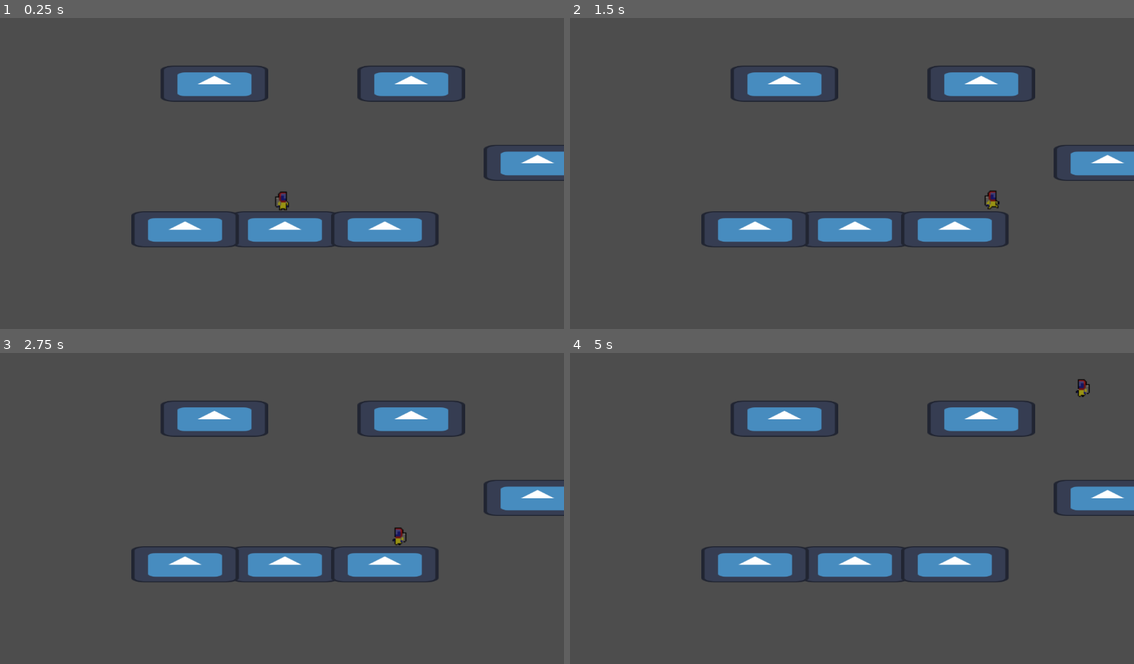
Above: before the commit, frames 1-4 (two rows, left to right).
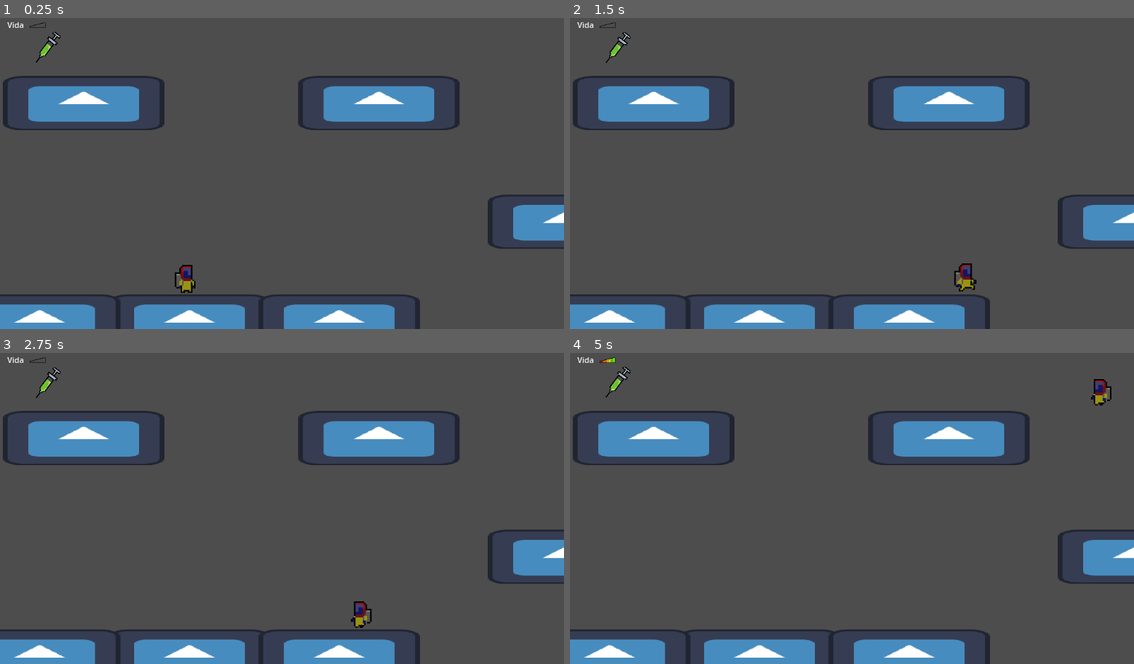
Above: after the commit, the same moments.

Repository: jorgemezapaz/heart-beat-jam
Game: Godot game, scene res://scenes/level_1.tscn
Same seed, same stepped clock (60 frames per second), same inputs: the game is played once before the commit and once after it. The engine's default icon, where the game draws it, is replaced by a stand-in: a white triangle on a blue panel in a dark square.
Inputs:
- Up to frame 1 (0.25 s): no input
- Up to frame 2 (1.5 s): tap Enter at 0.5 s; hold D (right) from 0.53 s (still down); tap Space (jump) at 0.6, 0.77, 1.07, 1.35 s
- Up to frame 3 (2.75 s): tap Space (jump) at 1.52, 1.82, 2.1 s; release D (right) at 2.03 s; hold Left (left) from 2.03 s (still down)
- Up to frame 4 (5 s): release Left (left) at 2.78 s; hold D (right) 2.78-4.28 s; tap Space (jump) at 2.85, 3.02, 3.32, 3.6, 3.77, 4.07, 4.25, 4.35, 4.52, 4.82 s; hold Left (left) from 4.28 s (still down)

The runs differ from the first frame. In frame 1, 19% of the frame differs, in the area x 0-100%, y 1-100%; in frame 2, 19%; in frame 3, 19%; in frame 4, 19%.

Commit message:
coyote time + barra de vida primera version

Diff:
--- a/project.godot
+++ b/project.godot
@@ -14,6 +14,10 @@
 run/main_scene="res://scenes/level_1.tscn"
 config/features=PackedStringArray("4.3", "Forward Plus")
 config/icon="res://icon.svg"
+
+[autoload]
+
+GlobalSignal="*res://scripts/global_signal.gd"
 
 [input]
 
@@ -34,3 +38,7 @@
 , Object(InputEventKey,"resource_local_to_scene":false,"resource_name":"","device":-1,"window_id":0,"alt_pressed":false …(186 unchanged characters)…
 ]
 }
+
+[rendering]
+
+textures/canvas_textures/default_texture_filter=0
--- /dev/null
+++ b/scenes/UI.tscn
@@ -0,0 +1,22 @@
+[gd_scene load_steps=3 format=3 uid="uid://bh2gr8r8b2htq"]
+
+[ext_resource type="Script" path="res://scripts/ui.gd" id="1_limfx"]
+[ext_resource type="PackedScene" uid="uid://b3dlcpa8j0itp" path="res://scenes/health_bar.tscn" id="2_mpgvf"]
+
+[node name="CanvasLayer" type="CanvasLayer"]
+script = ExtResource("1_limfx")
+
+[node name="NinePatchRect" type="NinePatchRect" parent="."]
+offset_right = 1153.0
+offset_bottom = 642.0
+
+[node name="Label" type="Label" parent="NinePatchRect"]
+layout_mode = 1
+offset_left = 15.0
+offset_top = 14.0
+offset_right = 55.0
+offset_bottom = 37.0
+text = "Vida"
+
+[node name="health_bar" parent="NinePatchRect" instance=ExtResource("2_mpgvf")]
+position = Vector2(77, 27)
--- /dev/null
+++ b/scenes/health_bar.tscn
@@ -0,0 +1,15 @@
+[gd_scene load_steps=3 format=3 uid="uid://b3dlcpa8j0itp"]
+
+[ext_resource type="Texture2D" uid="uid://n6fn0csi4tdo" path="res://assets/healt_bar.png" id="1_6w6wp"]
+[ext_resource type="Script" path="res://scripts/health_bar.gd" id="1_uwu66"]
+
+[node name="health_bar" type="Node2D"]
+script = ExtResource("1_uwu66")
+
+[node name="Sprite2D" type="Sprite2D" parent="."]
+texture = ExtResource("1_6w6wp")
+hframes = 9
+
+[node name="Timer" type="Timer" parent="."]
+
+[connection signal="timeout" from="Timer" to="." method="_on_timer_timeout"]
--- a/scenes/level_1.tscn
+++ b/scenes/level_1.tscn
@@ -1,29 +1,31 @@
-[gd_scene load_steps=5 format=3 uid="uid://pxj5k2y5s2o4"]
+[gd_scene load_steps=7 format=3 uid="uid://pxj5k2y5s2o4"]
 
 [ext_resource type="Texture2D" uid="uid://mjubl0ej4w1y" path="res://icon.svg" id="1_4x7e1"]
 [ext_resource type="PackedScene" uid="uid://da3hipm02p4hy" path="res://scenes/player.tscn" id="1_s3w7y"]
 [ext_resource type="PackedScene" uid="uid://4cgw6mtrv6uu" path="res://scenes/dead_zone.tscn" id="3_jtcud"]
+[ext_resource type="PackedScene" uid="uid://cybvjm523bk7b" path="res://scenes/syringe.tscn" id="4_kmm0u"]
+[ext_resource type="PackedScene" uid="uid://bh2gr8r8b2htq" path="res://scenes/UI.tscn" id="5_rq4tr"]
 
 [sub_resource type="RectangleShape2D" id="RectangleShape2D_imofd"]
 size = Vector2(102, 37)
 
 [node name="level_1" type="Node2D"]
 
+[node name="syringe" parent="." instance=ExtResource("4_kmm0u")]
+position = Vector2(128, 78)
+scale = Vector2(0.7, 0.7)
+
 [node name="Player" parent="." instance=ExtResource("1_s3w7y")]
-position = Vector2(543, 395)
-
-[node name="Camera2D" type="Camera2D" parent="."]
-position = Vector2(543, 390)
-zoom = Vector2(2, 2)
+position = Vector2(222, 210)
 
 [node name="dead_zone" parent="." node_paths=PackedStringArray("spot") instance=ExtResource("3_jtcud")]
-position = Vector2(545, 562)
-spot = NodePath("../Node2D")
+position = Vector2(224, 377)
+spot = NodePath("../spot")
 
 [node name="platforms" type="Node2D" parent="."]
 
 [node name="StaticBody2D3" type="StaticBody2D" parent="platforms"]
-position = Vector2(804, 382)
+position = Vector2(483, 197)
 
 [node name="CollisionShape2D" type="CollisionShape2D" parent="platforms/StaticBody2D3"]
 shape = SubResource("RectangleShape2D_imofd")
@@ -33,7 +35,7 @@
 texture = ExtResource("1_4x7e1")
 
 [node name="StaticBody2D6" type="StaticBody2D" parent="platforms"]
-position = Vector2(546, 450)
+position = Vector2(225, 265)
 
 [node name="CollisionShape2D" type="CollisionShape2D" parent="platforms/StaticBody2D6"]
 shape = SubResource("RectangleShape2D_imofd")
@@ -43,7 +45,7 @@
 texture = ExtResource("1_4x7e1")
 
 [node name="StaticBody2D7" type="StaticBody2D" parent="platforms"]
-position = Vector2(648, 450)
+position = Vector2(327, 265)
 
 [node name="CollisionShape2D" type="CollisionShape2D" parent="platforms/StaticBody2D7"]
 shape = SubResource("RectangleShape2D_imofd")
@@ -53,7 +55,7 @@
 texture = ExtResource("1_4x7e1")
 
 [node name="StaticBody2D8" type="StaticBody2D" parent="platforms"]
-position = Vector2(444, 450)
+position = Vector2(123, 265)
 
 [node name="CollisionShape2D" type="CollisionShape2D" parent="platforms/StaticBody2D8"]
 shape = SubResource("RectangleShape2D_imofd")
@@ -63,7 +65,7 @@
 texture = ExtResource("1_4x7e1")
 
 [node name="StaticBody2D4" type="StaticBody2D" parent="platforms"]
-position = Vector2(675, 301)
+position = Vector2(354, 116)
 
 [node name="CollisionShape2D" type="CollisionShape2D" parent="platforms/StaticBody2D4"]
 shape = SubResource("RectangleShape2D_imofd")
@@ -73,7 +75,7 @@
 texture = ExtResource("1_4x7e1")
 
 [node name="StaticBody2D5" type="StaticBody2D" parent="platforms"]
-position = Vector2(474, 301)
+position = Vector2(153, 116)
 
 [node name="CollisionShape2D" type="CollisionShape2D" parent="platforms/StaticBody2D5"]
 shape = SubResource("RectangleShape2D_imofd")
@@ -82,5 +84,11 @@
 scale = Vector2(0.859375, 0.289063)
 texture = ExtResource("1_4x7e1")
 
-[node name="Node2D" type="Node2D" parent="."]
-position = Vector2(526, 380)
+[node name="spot" type="Node2D" parent="."]
+position = Vector2(205, 195)
+
+[node name="Camera2D" type="Camera2D" parent="."]
+position = Vector2(288, 162)
+zoom = Vector2(3, 3)
+
+[node name="CanvasLayer" parent="Camera2D" instance=ExtResource("5_rq4tr")]
--- a/scenes/player.tscn
+++ b/scenes/player.tscn
@@ -98,6 +98,7 @@
 }
 
 [node name="Player" type="CharacterBody2D"]
+collision_mask = 3
 script = ExtResource("1_i41n1")
 
 [node name="Sprite2D" type="Sprite2D" parent="."]
@@ -112,6 +113,7 @@
 libraries = {
 "": SubResource("AnimationLibrary_d6xka")
 }
+autoplay = "idle"
 
 [node name="coyote_time" type="Timer" parent="."]
 wait_time = 0.2
--- /dev/null
+++ b/scenes/syringe.tscn
@@ -0,0 +1,91 @@
+[gd_scene load_steps=7 format=3 uid="uid://cybvjm523bk7b"]
+
+[ext_resource type="Texture2D" uid="uid://cfstpsotmiit" path="res://assets/syringe.png" id="1_877jy"]
+[ext_resource type="Script" path="res://scripts/syringe.gd" id="1_dyhr7"]
+
+[sub_resource type="CircleShape2D" id="CircleShape2D_8iito"]
+radius = 18.0
+
+[sub_resource type="Animation" id="Animation_b4pae"]
+resource_name = "idle"
+length = 1.2
+loop_mode = 1
+tracks/0/type = "value"
+tracks/0/imported = false
+tracks/0/enabled = true
+tracks/0/path = NodePath("Sprite2D:position")
+tracks/0/interp = 1
+tracks/0/loop_wrap = true
+tracks/0/keys = {
+"times": PackedFloat32Array(0, 0.4, 0.8, 1, 1.2),
+"transitions": PackedFloat32Array(1, 1, 1, 1, 1),
+"update": 0,
+"values": [Vector2(0, 0), Vector2(0, 2), Vector2(0, 0), Vector2(0, -1), Vector2(0, 0)]
+}
+tracks/1/type = "value"
+tracks/1/imported = false
+tracks/1/enabled = true
+tracks/1/path = NodePath("Area2D:position")
+tracks/1/interp = 1
+tracks/1/loop_wrap = true
+tracks/1/keys = {
+"times": PackedFloat32Array(0, 0.4, 0.8, 1, 1.2),
+"transitions": PackedFloat32Array(1, 1, 1, 1, 1),
+"update": 0,
+"values": [Vector2(0, 0), Vector2(0, 2), Vector2(0, 0), Vector2(0, -1), Vector2(0, 0)]
+}
+
+[sub_resource type="Animation" id="Animation_yge04"]
+length = 0.001
+tracks/0/type = "value"
+tracks/0/imported = false
+tracks/0/enabled = true
+tracks/0/path = NodePath("Sprite2D:position")
+tracks/0/interp = 1
+tracks/0/loop_wrap = true
+tracks/0/keys = {
+"times": PackedFloat32Array(0),
+"transitions": PackedFloat32Array(1),
+"update": 0,
+"values": [Vector2(0, 0)]
+}
+tracks/1/type = "value"
+tracks/1/imported = false
+tracks/1/enabled = true
+tracks/1/path = NodePath("Area2D:position")
+tracks/1/interp = 1
+tracks/1/loop_wrap = true
+tracks/1/keys = {
+"times": PackedFloat32Array(0),
+"transitions": PackedFloat32Array(1),
+"update": 0,
+"values": [Vector2(0, 0)]
+}
+
+[sub_resource type="AnimationLibrary" id="AnimationLibrary_x5b6a"]
+_data = {
+"RESET": SubResource("Animation_yge04"),
+"idle": SubResource("Animation_b4pae")
+}
+
+[node name="syringe" type="Node2D"]
+script = ExtResource("1_dyhr7")
+
+[node name="Sprite2D" type="Sprite2D" parent="."]
+rotation = 0.645772
+texture = ExtResource("1_877jy")
+
+[node name="Area2D" type="Area2D" parent="."]
+
+[node name="CollisionShape2D" type="CollisionShape2D" parent="Area2D"]
+physics_interpolation_mode = 2
+light_mask = 2
+shape = SubResource("CircleShape2D_8iito")
+
+[node name="AnimationPlayer" type="AnimationPlayer" parent="."]
+libraries = {
+"": SubResource("AnimationLibrary_x5b6a")
+}
+autoplay = "idle"
+
+[connection signal="body_entered" from="Area2D" to="." method="_on_area_2d_body_entered"]
--- /dev/null
+++ b/scripts/global_signal.gd
@@ -0,0 +1,5 @@
+extends Node
+
+
+signal syringe_catch_it
+signal player_dead
--- /dev/null
+++ b/scripts/health_bar.gd
@@ -0,0 +1,32 @@
+extends Node2D
+
+const DEAD: int = 0
+const MAX_HEALTH: int = 9
+
+@export var current_health: int = MAX_HEALTH
+@export var time: float = 3.0
+
+@onready var sprite_2d: Sprite2D = $Sprite2D
+@onready var health_timer: Timer = $Timer
+
+func _ready() -> void:
+	health_timer.wait_time = time
+	health_timer.start()
+	GlobalSignal.syringe_catch_it.connect(full_health)
+
+func _process(delta: float) -> void:
+	sprite_2d.frame = current_health
+	if current_health == DEAD:
+		GlobalSignal.player_dead.emit()
+
+func full_health():
+	current_health = 9
+	health_timer.stop()
+	health_timer.start()
+
+func _on_timer_timeout() -> void:
+	if current_health == DEAD:
+		GlobalSignal.player_dead.emit()
+	else:
+		current_health-=1
+		health_timer.start()
--- a/scripts/player.gd
+++ b/scripts/player.gd
@@ -1,10 +1,9 @@
 extends CharacterBody2D
-
 
 const SPEED = 150.0
 const JUMP_VELOCITY = -400.0
 var direction: float
-var is_jumping: bool
+
 # coyote time
 var was_on_floor: bool = false
 var can_coyote_jump: bool = false
@@ -16,19 +15,20 @@
 func _physics_process(delta: float) -> void:
 	var was_on_floor_this_frame = is_on_floor()
 
-	if not is_on_floor() and was_on_floor and velocity.y >= 0:
-		print("coyote")
-		can_coyote_jump = true
-		coyote_time.start()
-
 	apply_gravity(delta)
 	jump_handler()
 	move_handler()
 	flip_handler()
 	animation_handler()
+	coyote_time_handler()
 
 	move_and_slide()
 	was_on_floor = was_on_floor_this_frame
+
+func coyote_time_handler():
+	if not is_on_floor() and was_on_floor and velocity.y >= 0:
+		can_coyote_jump = true
+		coyote_time.start()
 
 func apply_gravity(delta: float):
 	if not is_on_floor():
@@ -64,5 +64,3 @@
 
 func _on_coyote_time_timeout() -> void:
 	can_coyote_jump = false
-	print("stop")
-	pass
--- /dev/null
+++ b/scripts/syringe.gd
@@ -0,0 +1,4 @@
+extends Node2D
+
+func _on_area_2d_body_entered(body: Node2D) -> void:
+	GlobalSignal.syringe_catch_it.emit()
--- /dev/null
+++ b/scripts/ui.gd
@@ -0,0 +1,9 @@
+extends CanvasLayer
+
+@onready var label:Label = $NinePatchRect/Label
+
+func _ready() -> void:
+	GlobalSignal.syringe_catch_it.connect(update_life_bar)
+
+func update_life_bar():
+	label.text="updated"
Binary file added: assets/healt_bar.ase
Binary file added: assets/healt_bar.png
Not shown, added: assets/healt_bar.png.import
Binary file added: assets/heart.ase
Binary file added: assets/heart.png
Not shown, added: assets/heart.png.import
Binary file added: assets/syringe.ase
Binary file added: assets/syringe.png
Not shown, added: assets/syringe.png.import
